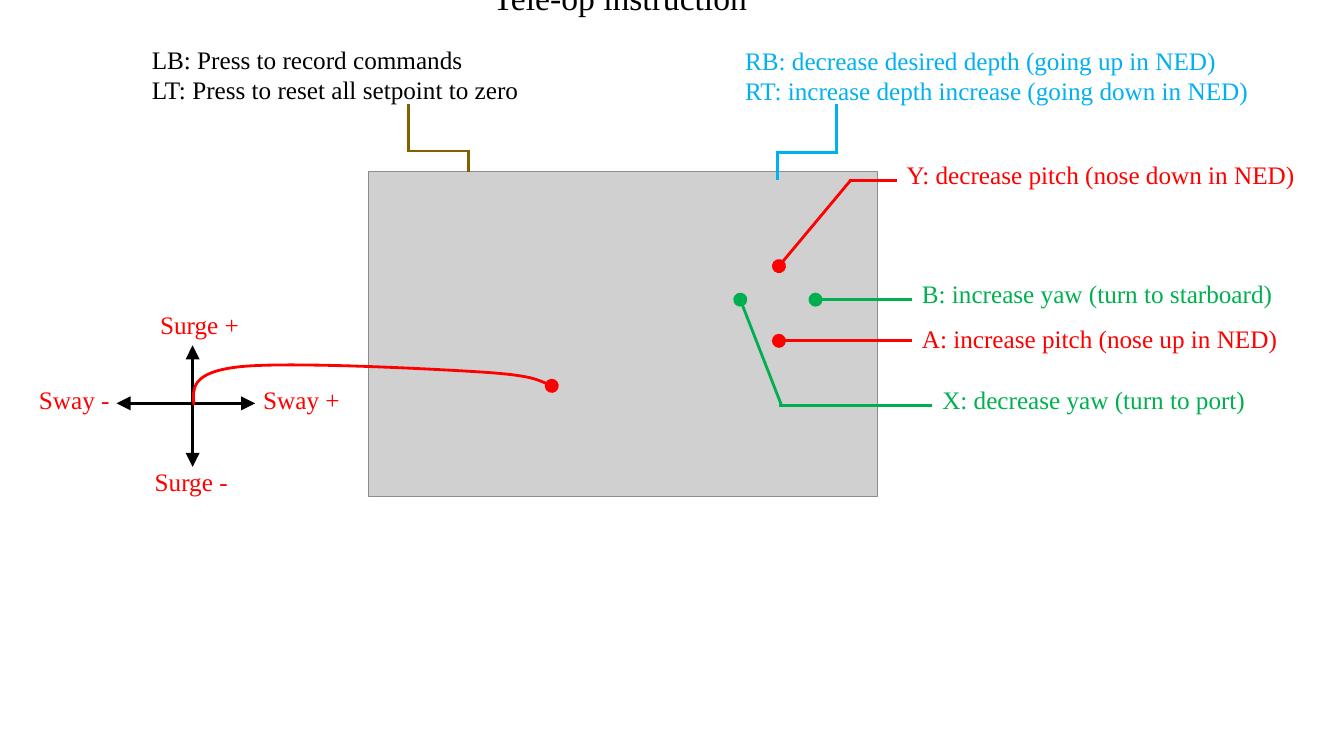
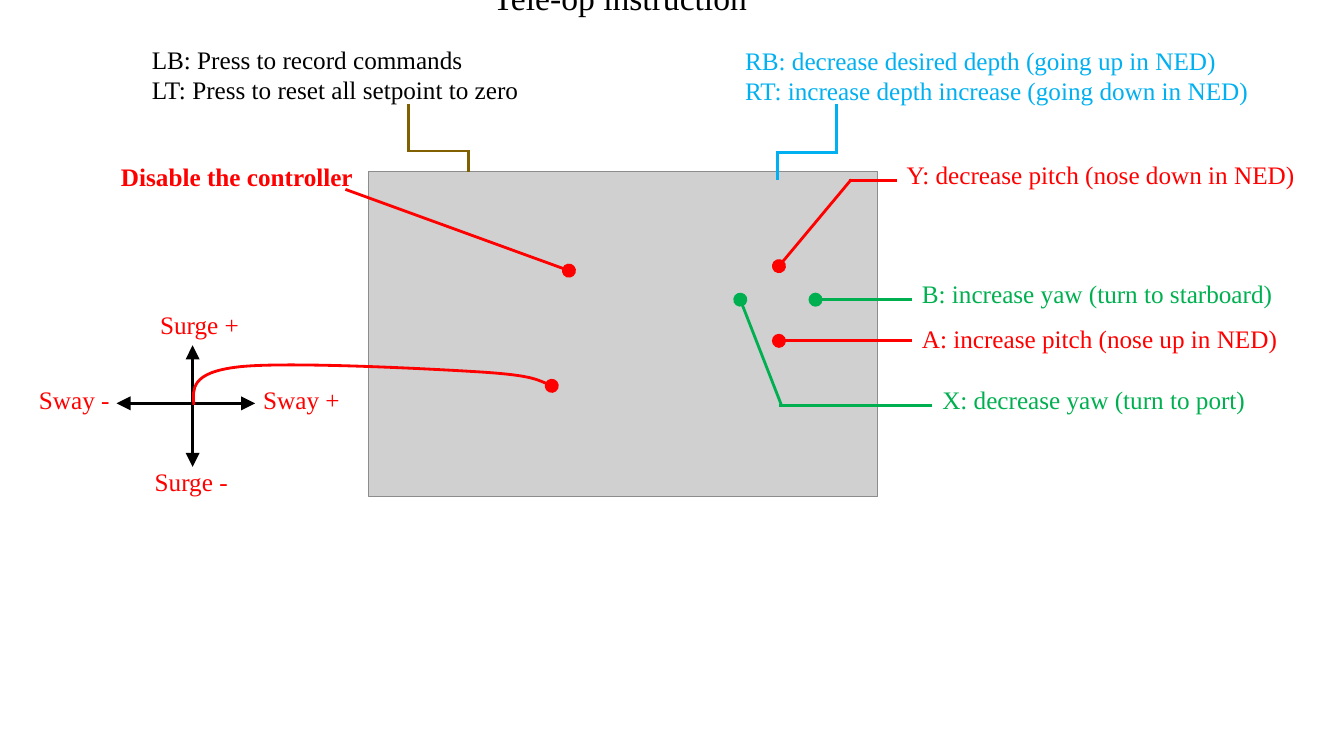
Before and after one commit to GSO-soslab/sosl_auv_manual, a slide deck: slide 1 of pictures/pic.pptx. Drawn at 1344x756 pixels with LibreOffice and Linux fonts; fonts in the diff are those of the drawing; grey boxes stand for pictures. Boxes give left, top, right and bottom in pixels: in the first picture for what was removed or moved away, otherwise in the second. Text is boxed around its words. In the diff, an @@ line names an element or a change of style, - is before the commit and + after.

```diff
--- a/pictures/pic.pptx
+++ b/pictures/pic.pptx
@@ text added at (121, 168, 353, 193), 18 pt, text #FF0000, bold @@
+Disable the controller
@@ arrow added from (346, 190) to (569, 270), #FF0000 2 pt @@
```
Also in this commit, not shown: 1 slide added, 3 other files.
